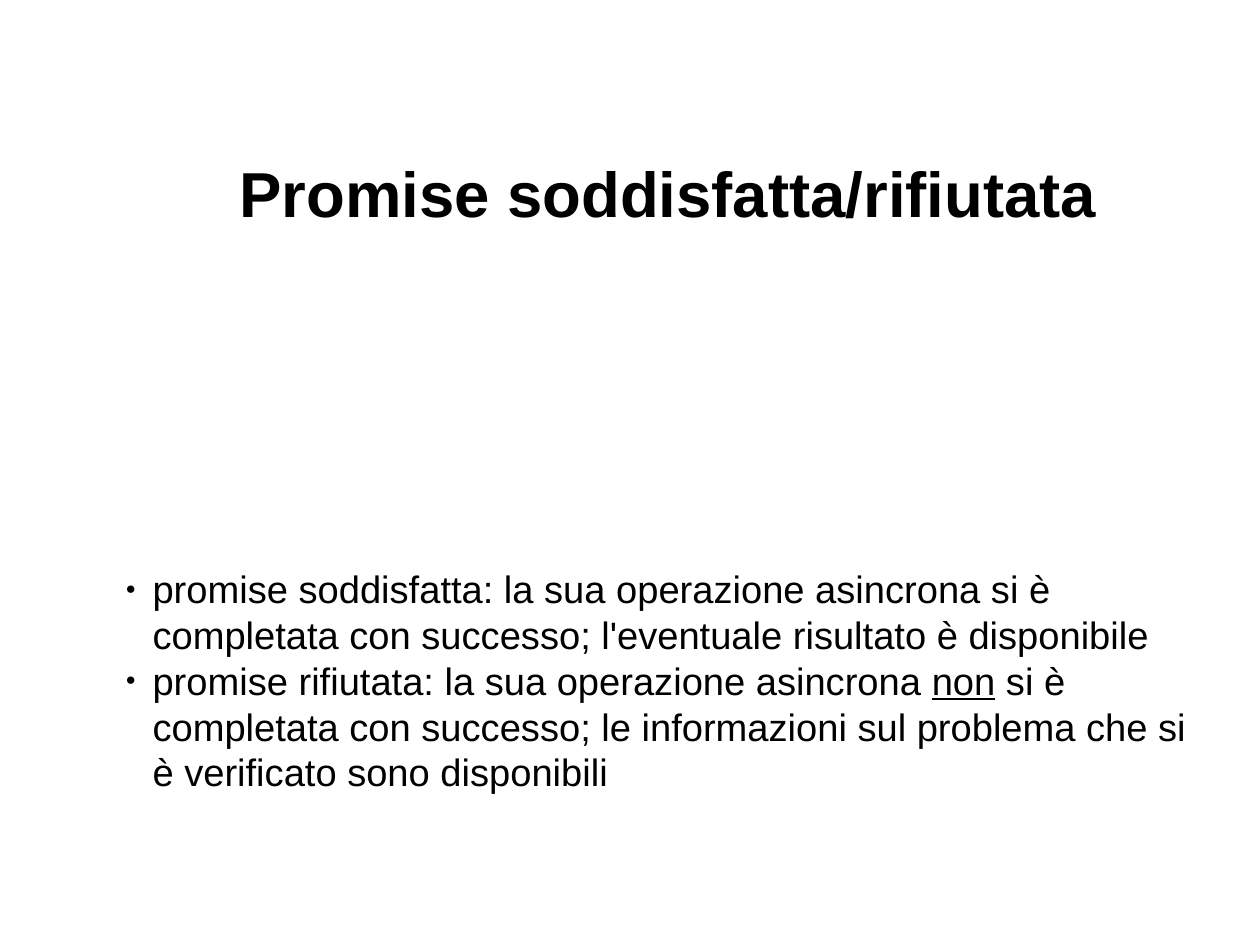
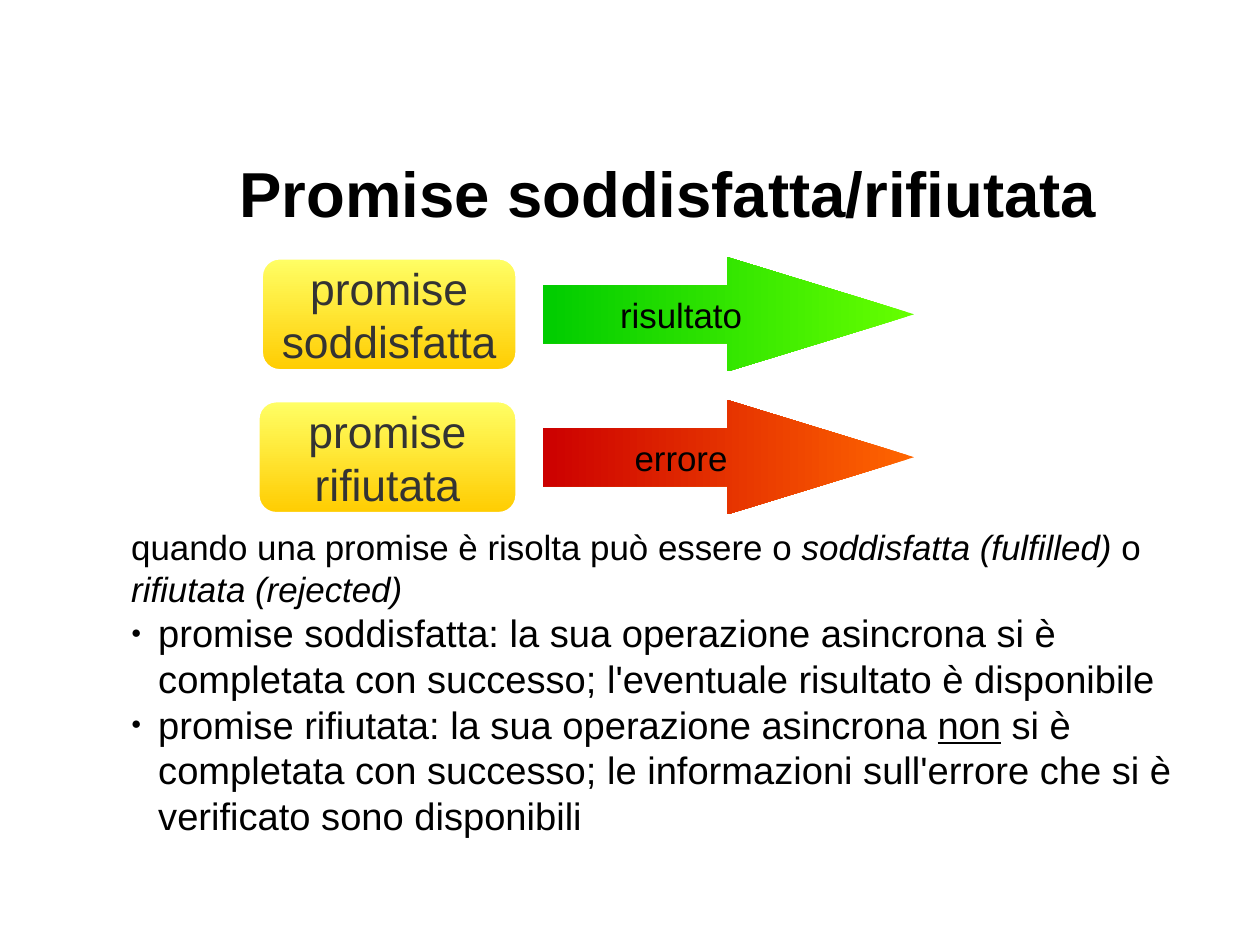
Before and after one commit to davideancona/minicorsiRAISE, a slide deck: slide 7 of iot/NodeJs2.odp. Drawn at 1260x945 pixels with LibreOffice and Linux fonts; fonts in the diff are those of the drawing. Boxes give left, top, right and bottom in pixels: in the first picture for what was removed or moved away, otherwise in the second. Text is boxed around its words. In the diff, an @@ line names an element or a change of style, - is before the commit and + after.

```diff
--- a/iot/NodeJs2.odp
+++ b/iot/NodeJs2.odp
@@ rounded rectangle added at <box>261,257,518,372</box>, fill gradient #FFFF66 to #FFCC00, outline #FFFFFF 3 pt, 28 pt, text #333333 @@
+promise
+soddisfatta
@@ left arrow added at <box>543,257,915,372</box>, fill gradient #66FF00 to #00CC00, 22 pt, text #000000 @@
+risultato
@@ rounded rectangle added at <box>257,400,518,515</box>, fill gradient #FFFF66 to #FFCC00, outline #FFFFFF 3 pt, 28 pt, text #333333 @@
+promise
+rifiutata
@@ left arrow added at <box>543,400,915,515</box>, fill gradient #FF6600 to #CC0000, 22 pt, text #000000 @@
+errore
@@ text at <box>131,534,1140,609</box>: paragraph added @@
+quando una promise è risolta può essere o soddisfatta (fulfilled) o rifiutata (rejected)
@@ text at <box>158,711,1171,838</box>: text changed @@
-● promise rifiutata: la sua operazione asincrona non si è completata con successo; le informazioni sul problema che si è verificato sono disponibili
+● promise rifiutata: la sua operazione asincrona non si è completata con successo; le informazioni sull'errore che si è verificato sono disponibili
```
Also in this commit, not shown: 7 other slides changed, 1 slide added, 14 other files.
